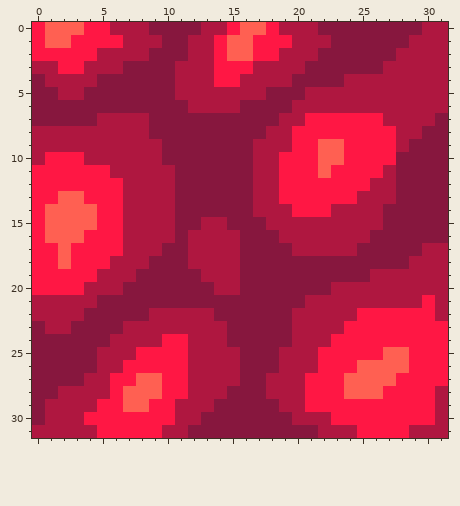
Two versions of one pixel-art sprite, sprites/blocks/environment/flesh-floor1.png. This is how it looked before the edit.
The file is 32x32 pixels.
The same view after the edit:
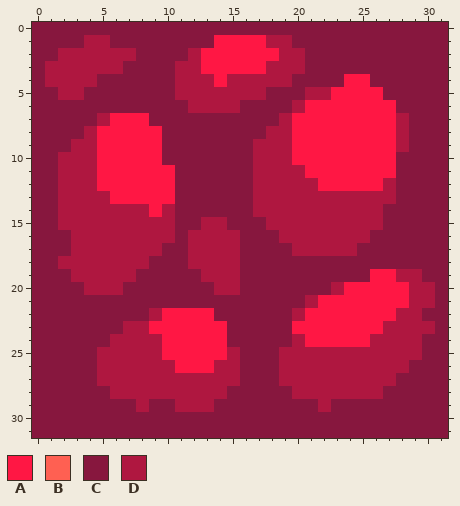
Palette (. is transparent): A #ff1744  B #ff6052  C #87173e  D #af1740
Change:
@@ x 0..31 @@
- 0 ABBBAADDDCCCCDDABBADDDCCCCCCCCDD
- 1 ABBAAAADDDCCDDABBAAADDDCCCCCCDDD
- 2 AAAAADDDDCCCDDABBAADDDCCCCCCDDDD
- 3 DDAADDDCCCCDDDAAADDDDCCCCCCDDDDD
- 4 CDDDDCCCCCCDDDAADDDDCCCCDDDDDDDD
- 5 CCDDCCCCCCCDDDDDDDCCCDDDDDDDDDDD
- 6 CCCCCCCCCCCCDDDDCCCCDDDDDDDDDDDD
- 7 CCCCCDDDDCCCCCCCCCCDDAAAAAADDDDC
- 8 DDDDDDDDDCCCCCCCCCDDAAAAAAAADDCC
- 9 DDDDDDDDDDCCCCCCCDDDAABBAAAADCCC
-10 DAAADDDDDDCCCCCCCDDAAABBAAAACCCC
-11 AAAAAADDDDDCCCCCCDDAAABAAAADCCCC
-12 AAAAAAADDDDCCCCCCDDAAAAAAADDCCCC
-13 AABBAAADDDDCCCCCCDDAAAAAADDDCCCC
-14 ABBBBAADDDDCCCCCCDDDAAADDDDCCCCC
-15 ABBBBAADDDDCCDDCCCDDDDDDDDDCCCCC
-16 ABBBAAADDDDCDDDDCCCDDDDDDDCCCCCC
-17 AABAAAADDDCCDDDDCCCCDDDDDCCCCCDD
-18 AABAAADDDCCCDDDDCCCCCCCCCCCCCDDD
-19 AAAAADDDCCCCCDDDCCCCCCCCCCDDDDDD
-20 AAAADDDCCCCCCCDDCCCCCCCDDDDDDDDD
-21 DDDDDCCCCCCCCCCCCCCCCDDDDDDDDDAD
-22 DDDDCCCCCDDDDDCCCCCCDDDDDAAAAAAD
-23 CDDCCCCDDDDDDDDCCCCCDDDDAAAAAAAA
-24 CCCCCCDDDDAADDDCCCCCDDDAAAAAAAAA
-25 CCCCCDDDAAAADDDDCCCDDDAAAAABBAAA
-26 CCCCCDDAAAAADDDDCCCDDDAAABBBBAAA
-27 CCCCDDAABBAADDDDCCDDDAAABBBBAAAA
-28 CCDDDDABBBAADDDCCCDDDAAABBBAAAAD
-29 CDDDDAABBAADDDCCCCCDDAAAAAAAAAAD
-30 CDDDAAAAAAADDCCCCCCCDDDAAAAAAAAD
-31 DDDDDAAAAADDCCCCCCCCCCDDDAAAADDD
+ 0 CCCCCCCCCCCCCCCCCCCCCCCCCCCCCCCC
+ 1 CCCCDDCCCCCCCCAAAADDCCCCCCCCCCCC
+ 2 CCDDDDDDCCCCDAAAAAADDCCCCCCCCCCC
+ 3 CDDDDDDCCCCDDAAAAADDDCCCCCCCCCCC
+ 4 CDDDDCCCCCCDDDADDDDDCCCCAACCCCCC
+ 5 CCDDCCCCCCCDDDDDDDCCCDDAAAACCCCC
+ 6 CCCCCCCCCCCCDDDDCCCCDAAAAAAACCCC
+ 7 CCCCCDAAACCCCCCCCCCDAAAAAAAADCCC
+ 8 CCCCDAAAAACCCCCCCCDDAAAAAAAADCCC
+ 9 CCCDDAAAAACCCCCCCDDDAAAAAAAADCCC
+10 CCDDDAAAAACCCCCCCDDDAAAAAAAACCCC
+11 CCDDDAAAAAACCCCCCDDDDAAAAAAACCCC
+12 CCDDDAAAAAACCCCCCDDDDDAAAAADCCCC
+13 CCDDDDAAAAACCCCCCDDDDDDDDDDDCCCC
+14 CCDDDDDDDADCCCCCCDDDDDDDDDDCCCCC
+15 CCDDDDDDDDDCCDDCCCDDDDDDDDDCCCCC
+16 CCCDDDDDDDDCDDDDCCCDDDDDDDCCCCCC
+17 CCCDDDDDDDCCDDDDCCCCDDDDDCCCCCCC
+18 CCDDDDDDDCCCDDDDCCCCCCCCCCCCCCCC
+19 CCCDDDDDCCCCCDDDCCCCCCCCCCAADDCC
+20 CCCCDDDCCCCCCCDDCCCCCCCDAAAAADDC
+21 CCCCCCCCCCCCCCCCCCCCCDAAAAAAADDC
+22 CCCCCCCCCDAAAACCCCCCDAAAAAAADDCC
+23 CCCCCCCDDAAAAAACCCCCAAAAAAADDDDC
+24 CCCCCCDDDDAAAAACCCCCDAAAAADDDDCC
+25 CCCCCDDDDDAAAAADCCCDDDDDDDDDDDCC
+26 CCCCCDDDDDDAAADDCCCDDDDDDDDDDCCC
+27 CCCCCDDDDDDDDDDDCCCDDDDDDDDDCCCC
+28 CCCCCCDDDDDDDDDCCCCCDDDDDDDCCCCC
+29 CCCCCCCCDCCDDDCCCCCCCCDCCCCCCCCC
+30 CCCCCCCCCCCCCCCCCCCCCCCCCCCCCCCC
+31 CCCCCCCCCCCCCCCCCCCCCCCCCCCCCCCC
